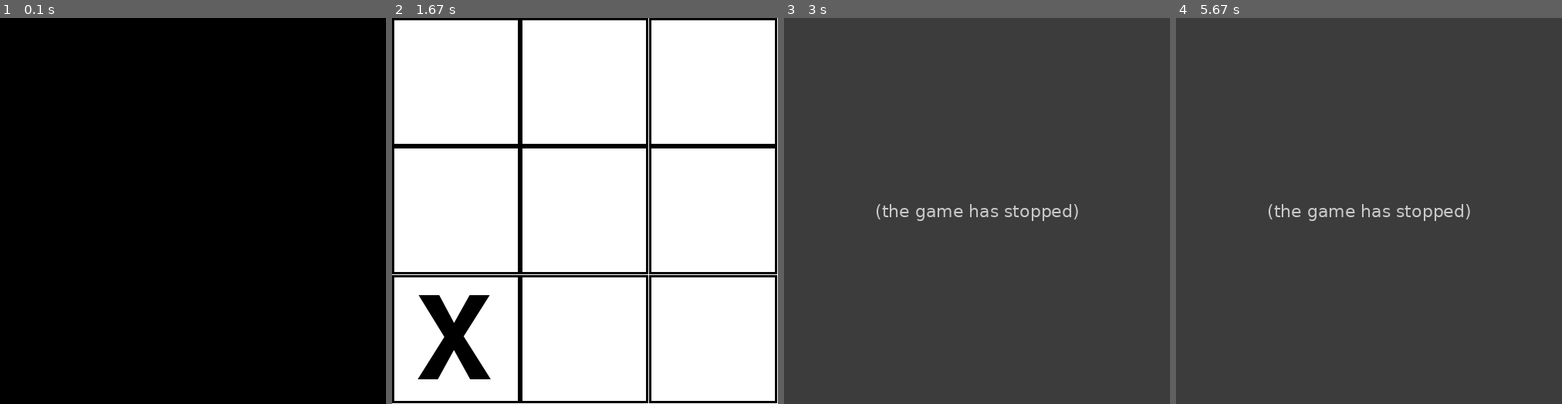
Above: before the commit, frames 1-4 (left to right).
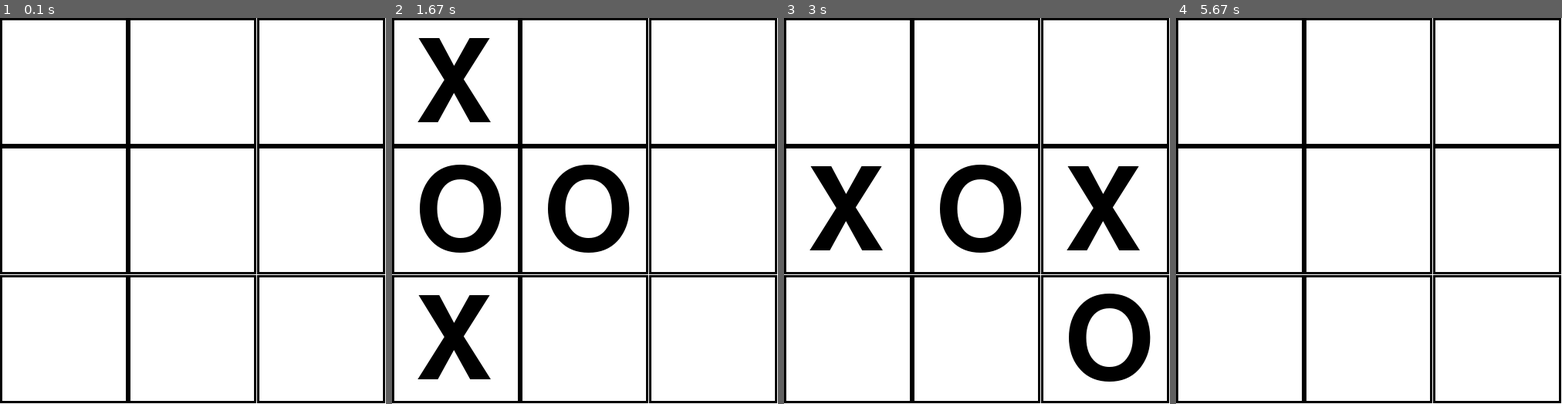
Above: after the commit, the same moments.

Repository: Ezfeik/IA_pygame
Game: pygame game, started from TicTacToe/main.py
Two runs of this game, one before a commit and one after it. Both use one fixed random seed, a clock stepped at 60 frames per second and the inputs below.
Inputs (mouse positions are in pixels of both pictures, inside the frame that each line leads up to):
- Up to frame 1 (0.1 s): no input
- Up to frame 2 (1.67 s): click (585, 211) at 0.38 s; tap Space at 0.67 s; click (465, 299) at 1.05 s; click (484, 68) at 1.38 s
- Up to frame 3 (3 s): click (957, 311) at 1.72 s; tap Space at 2.07, 2.37 s; click (965, 145) at 2.08 s; click (1054, 180) at 2.55 s; click (849, 249) at 2.88 s
- Up to frame 4 (5.67 s): click (1257, 137) at 3.22 s; click (1453, 114) at 3.55 s; tap Space at 3.9, 5.23, 5.53 s; click (1260, 253) at 3.92 s; click (1473, 253) at 4.22 s; click (1307, 83) at 4.55 s; click (1392, 319) at 4.88 s; click (1276, 110) at 5.25 s

The runs differ from the first frame. In frame 1, 93% of the frame differs, in the area x 0-100%, y 0-100%; in frame 2, 7.0%; in frame 3, 100%; in frame 4, 100%.
Error before the commit: TypeError: Search.__init__() missing 1 required positional argument: 'opponent' (player.py l...; the game stopped at 2 s (later frames are placeholders)

Commit message:
Feat: minimax algorithm search

Diff:
--- a/TicTacToe/main.py
+++ b/TicTacToe/main.py
@@ -11,13 +11,22 @@
 run = True
 WHITE = (255, 255, 255)
 clock = pygame.time.Clock()
-FPS = 1
+FPS = 60
 pygame.init()
+
+
+def reset(b, p1, p2):
+
+    b.__init__(GRID_SIZE)
+    p1.__init__("X", False)
+    p2.__init__("O", True)
+
 
 if __name__ == '__main__':
 
     TURN = 1
     MAX_TURNS = 9
+    pause = False
 
     board = Board(GRID_SIZE)
     player1 = Player("X", False)
@@ -34,29 +43,37 @@
             if event.type == pygame.KEYDOWN:
                 if event.key == pygame.K_ESCAPE:
                     run = False
+                if event.key == pygame.K_SPACE:
+                    board.__init__(GRID_SIZE)
+                    player1.__init__("X", False)
+                    player2.__init__("O", True)
+                    TURN = 1
+                    pause = False
+                    continue
 
             if event.type == pygame.MOUSEBUTTONDOWN:
                 if event.button == 1:
                     pos = pygame.mouse.get_pos()
                     pos_matrix = (int(pos[1]/GRID_SIZE), int(pos[0]/GRID_SIZE))
-                    # print(pos_matrix)
+
         #Logic section
-        if TURN%2 == 1:
-            if player1.turn(board, pos_matrix, player2):
-                TURN += 1
-        else:
-            if player2.turn(board, pos_matrix, player1):
-                TURN += 1
+        if not pause:
+            if TURN%2 == 1:
+                if player1.turn(board, pos_matrix, player2):
+                    TURN += 1
+            else:
+                if player2.turn(board, pos_matrix, player1):
+                    TURN += 1
 
-        if board.game_over():
-            if TURN%2 == 0:
-                print(f"{player1.letter} GANA!")
-            else:
-                print(f"{player2.letter} GANA!")
-            run = False
-        elif TURN > MAX_TURNS:
-            print("EMPATAO")
-            run = False
+            if board.game_over():
+                if TURN%2 == 0:
+                    print(f"{player1.letter} GANA!")
+                else:
+                    print(f"{player2.letter} GANA!")
+                pause = True
+            elif TURN > MAX_TURNS:
+                print("EMPATAO")
+                pause = True
 
         #Draw section
         screen.fill(WHITE)
--- a/TicTacToe/node.py
+++ b/TicTacToe/node.py
@@ -3,12 +3,34 @@
 class Node(object):
     """docstring for Node."""
 
-    def __init__(self, value, prev, level, heuristic):
+    def __init__(self, value, prev, level, move):
         self.value = value
         self.prev = prev
         self.level = level
-        self.heuristic = heuristic
+        self.move = move
+        self.heuristic = None
 
 
     def set_heuristic(self, heuristic):
         self.heuristic = heuristic
+
+
+    def get_value(self):
+        return self.value
+
+
+    def get_level(self):
+        return self.level
+
+
+    def get_move(self):
+        return self.move
+
+
+    def get_heuristic(self):
+        return self.heuristic
+
+
+    def print_matrix(self):
+        for i in range(3):
+            print(self.value[i])
--- a/TicTacToe/player.py
+++ b/TicTacToe/player.py
@@ -2,6 +2,7 @@
 from search import Search
 
 class Player():
+    """docstring for Player."""
 
     def __init__(self, l, ia):
         self.letter = l
@@ -14,8 +15,8 @@
 
     def turn(self, board, pos, opponent):
         if self.ia:
-            search = Search(board.get_matrix(), opponent.get_letter())
-            board.set_letter(search.find(), self.letter)
+            search = Search(board.get_matrix(), self.letter, opponent.get_letter())
+            board.set_matrix(search.find())
             return True
         else:
             if pos == None:
--- a/TicTacToe/search.py
+++ b/TicTacToe/search.py
@@ -5,11 +5,119 @@
     """docstring for Search."""
 
     def __init__(self, matrix, player, opponent):
-        self.matrix = matrix
+        self.initial_node = Node(matrix, None, 0, None)
         self.to_max = player
         self.to_min = opponent
+        self.solution_node = None
 
 
+    def someone_wins(self, matrix):
+        return self.player_wins(matrix, self.to_max) or self.player_wins(matrix, self.to_min)
+
+
+    def player_wins(self, matrix, player):
+        for i in range(3):
+            if matrix[i][0] == matrix[i][1] == matrix[i][2] == player:
+                return True
+            if matrix[0][i] == matrix[1][i] == matrix[2][i] == player:
+                return True
+        if matrix[0][0] == matrix[1][1] == matrix[2][2] == player:
+            return True
+        if matrix[0][2] == matrix[1][1] == matrix[2][0] == player:
+            return True
+
+        return False
+
+
+    def make_move(self, node, move, letter):
+        new_matrix = [row[:] for row in node.get_value()]#copia el valor, no la referencia
+        new_matrix[move[0]][move[1]] = letter
+
+        return Node(new_matrix, node, node.get_level() + 1, move)
+
+
+    def pos_free_spaces(self, node):
+        m = node.get_value()
+        p = []
+        for i in range(3):
+            for j in range(3):
+                if m[i][j] == " ":
+                    p.append([i,j])
+        return p
+
+
+    def calc_score(self, matrix, letter):
+        score = 0
+        m = matrix
+        l = letter
+        if not self.player_wins(m, l):
+            for i in range(3):
+                if m[i][0] in [l," "] and m[i][1] in [l," "] and m[i][2] in [l," "]:
+                    score += 1
+                if m[0][i] in [l," "] and m[1][i] in [l," "] and m[2][i] in [l," "]:
+                    score += 1
+            if m[0][0] in [l," "] and m[1][1] in [l," "] and m[2][2] in [l," "]:
+                score += 1
+            if m[0][2] in [l," "] and m[1][1] in [l," "] and m[2][0] in [l," "]:
+                score += 1
+        else:
+            score = float("inf")
+        return score
+
+
+    def calc_heuristic(self, matrix):
+        if self.calc_score(matrix, self.to_max) == self.calc_score(matrix, self.to_min):
+            return 0
+        return self.calc_score(matrix, self.to_max) - self.calc_score(matrix, self.to_min)
+
+
+    def game_over(self, node):
+        matrix = node.get_value()
+        count = 0
+        for i in range(3):
+            for j in range(3):
+                if matrix[i][j] == " ":
+                    count += 1
+
+        if count == 0:
+            return True
+
+        return False
+
+
+    def minimax_algorithm(self, current_node, deep_level, mode):
+        if deep_level == 0 or self.game_over(current_node) or self.someone_wins(current_node.get_value()):
+            current_node.set_heuristic(self.calc_heuristic(current_node.get_value()))
+            return current_node.get_heuristic()
+        elif mode:  	#max
+            next_nodes = []
+            max = -float("inf")
+            max_node = None
+            moves = self.pos_free_spaces(current_node)
+            for move in moves:
+                next_nodes.append(self.make_move(current_node, move, self.to_max))
+            for node in next_nodes:
+                eval = self.minimax_algorithm(node, deep_level-1, False)
+                if eval >= max:
+                    max = eval
+                    max_node = node
+            self.solution_node = max_node
+            return max
+        else:           #min
+            next_nodes = []
+            min = float("inf")
+            min_node = None
+            moves = self.pos_free_spaces(current_node)
+            for move in moves:
+                next_nodes.append(self.make_move(current_node, move, self.to_min))
+            for node in next_nodes:
+                eval = self.minimax_algorithm(node, deep_level-1, True)
+                if eval <= min:
+                    min = eval
+                    min_node = node
+            self.solution_node = min_node
+            return min
+
     def find(self):
-
-        return True
+        self.minimax_algorithm(self.initial_node, 20, True)
+        return self.solution_node.get_value()
